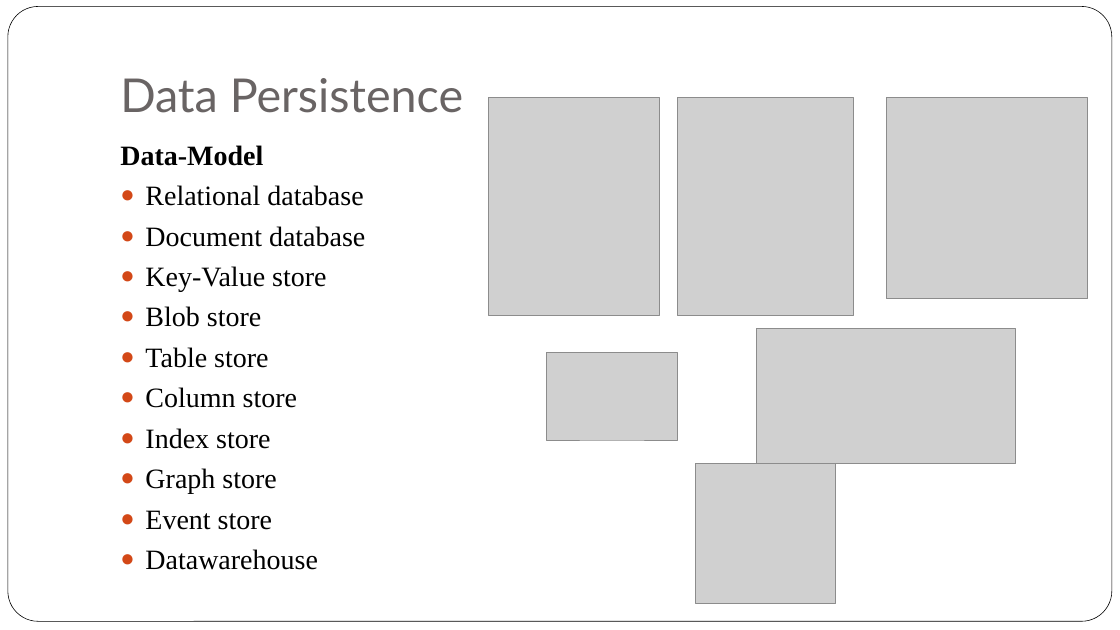
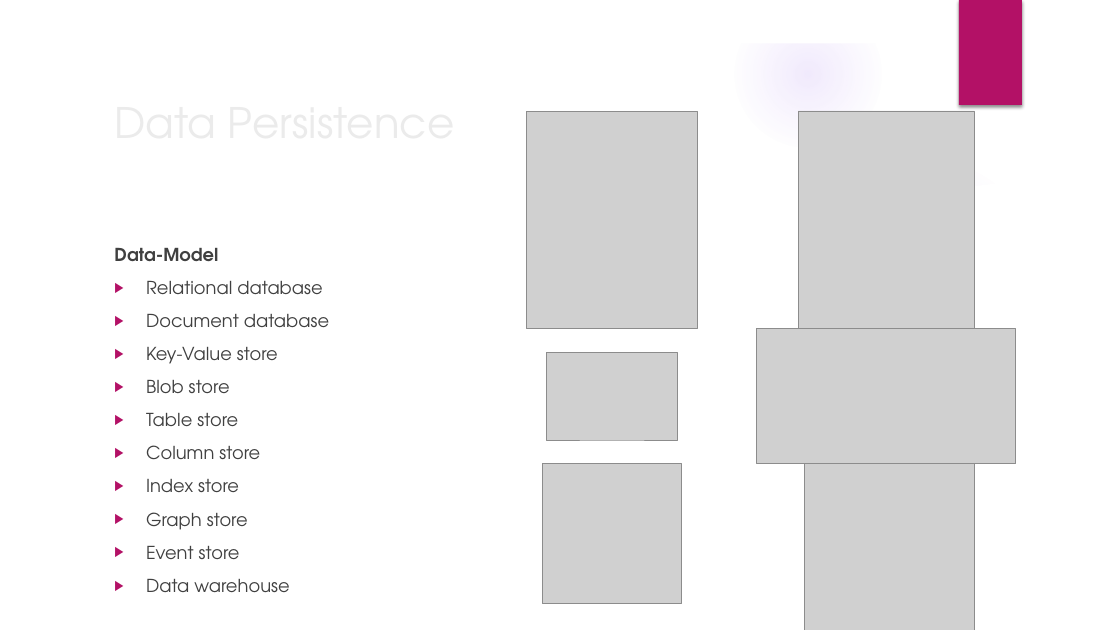
Before and after one commit to iskandersierra/DevSharp, a slide deck: slide 11 of Docs/Distributed Architecture.pptx. Drawn at 1120x630 pixels with LibreOffice and Linux fonts; fonts in the diff are those of the drawing; grey boxes stand for pictures; background and template pictures are left out. Boxes give left, top, right and bottom in pixels: in the first picture for what was removed or moved away, otherwise in the second. Text is boxed around its words. In the diff, an @@ line names an element or a change of style, - is before the commit and + after.

```diff
--- a/Docs/Distributed Architecture.pptx
+++ b/Docs/Distributed Architecture.pptx
@@ group added at <box>0,0,1120,630</box>: 5 ellipses, 3 freeform shapes @@
@@ rounded rectangle removed at <box>8,7,1112,622</box> @@
@@ rectangle added at <box>959,0,1022,105</box>, fill #B31166 @@
@@ title "Data Persistence": place and size @@
-title "Data Persistence" at <box>120,78,463,113</box>
+title "Data Persistence" at <box>146,579,189,592</box>
@@ title "Data Persistence" at <box>146,579,189,592</box>: size 40 to 36 pt, font Lato to TeX Gyre Adventor, text colour #696464 to #EBEBEB; vertical alignment bottom to middle @@
@@ picture: place and size @@
-picture at <box>489,97,660,315</box>
+picture at <box>526,112,697,329</box>
@@ picture: place and size @@
-picture at <box>678,97,854,315</box>
+picture at <box>798,111,975,329</box>
@@ text at <box>114,248,329,559</box>: text changed; size 24.1 to 15.3 pt; font Times New Roman to TeX Gyre Adventor; text colour #000000 to #404040 @@
-● Datawarehouse
+▶ Data warehouse
@@ text "Data-Model": place and size @@
-text "Data-Model" at <box>120,145,365,530</box>
+text "Data-Model" at <box>114,248,329,559</box>
@@ text at <box>114,248,329,559</box>: size 24.1 to 15.3 pt, font Times New Roman to TeX Gyre Adventor, text colour #000000 to #404040; more space between paragraphs; bullet ● to ▶; bullet colour #D34817 to #B31166 @@
@@ picture: place and size @@
-picture at <box>696,464,835,603</box>
+picture at <box>542,464,681,603</box>
@@ picture: place and size @@
-picture at <box>886,97,1088,299</box>
+picture at <box>805,460,975,630</box>
```
Also in this commit, not shown: 21 other slides changed, 1 slide removed.
